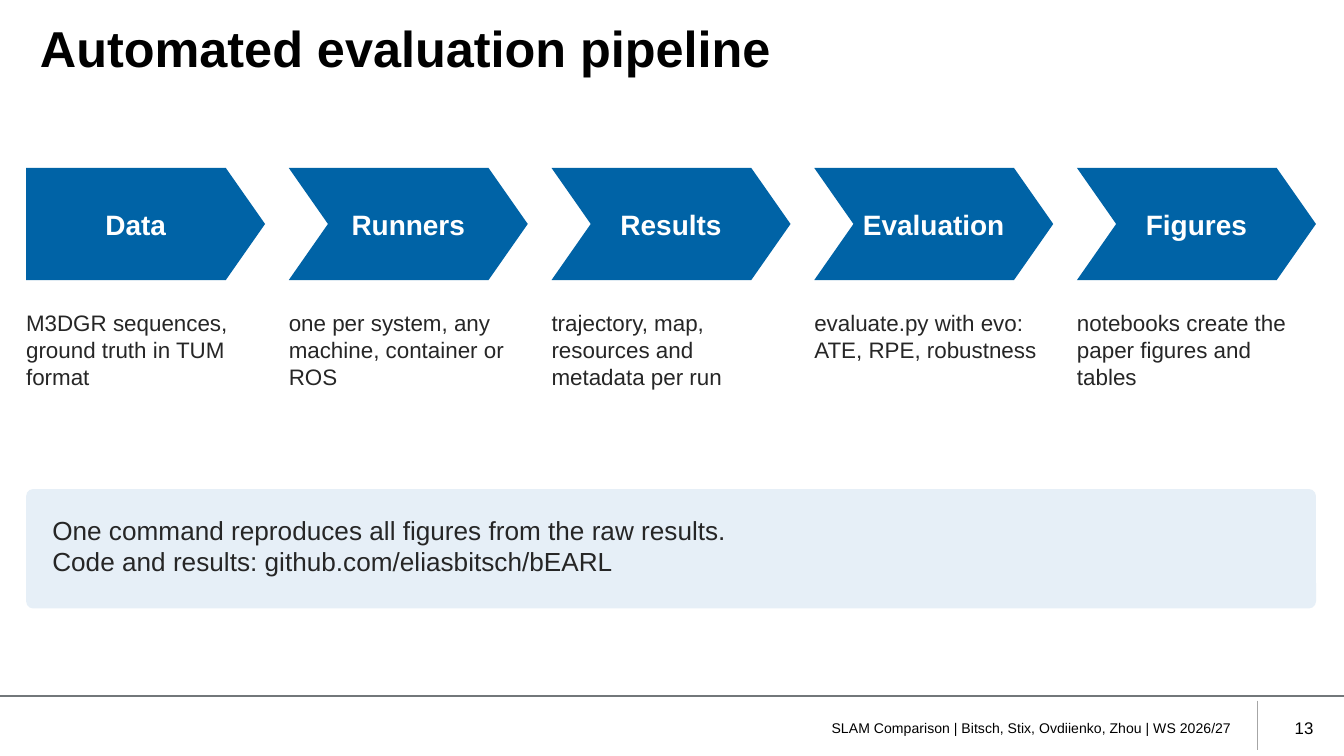
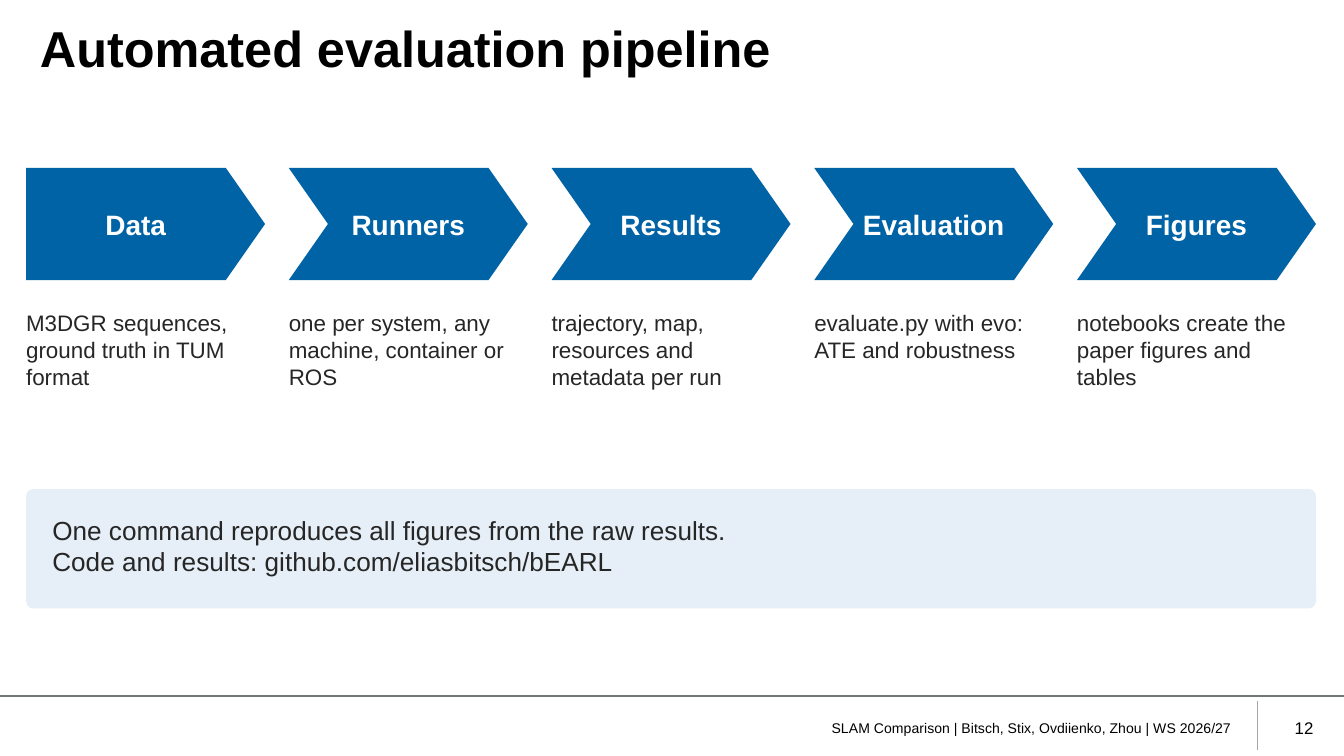
Before and after one commit to eliasbitsch/bEARL, a slide deck: slide 12 of slides/slam_comparison.pptx (slide 13 before the commit). Drawn at 1344x756 pixels with LibreOffice and Linux fonts; fonts in the diff are those of the drawing; background and template pictures are left out. Boxes give left, top, right and bottom in pixels: in the first picture for what was removed or moved away, otherwise in the second. Text is boxed around its words. In the diff, an @@ line names an element or a change of style, - is before the commit and + after.

```diff
--- a/slides/slam_comparison.pptx
+++ b/slides/slam_comparison.pptx
@@ text at box(814, 314, 1023, 359): text changed @@
-evaluate.py with evo: ATE, RPE, robustness
+evaluate.py with evo: ATE and robustness
@@ page number at box(1295, 722, 1314, 734): text changed @@
-13
+12
```
Also in this commit, not shown: 2 other slides changed, 1 slide removed, 7 other files.
